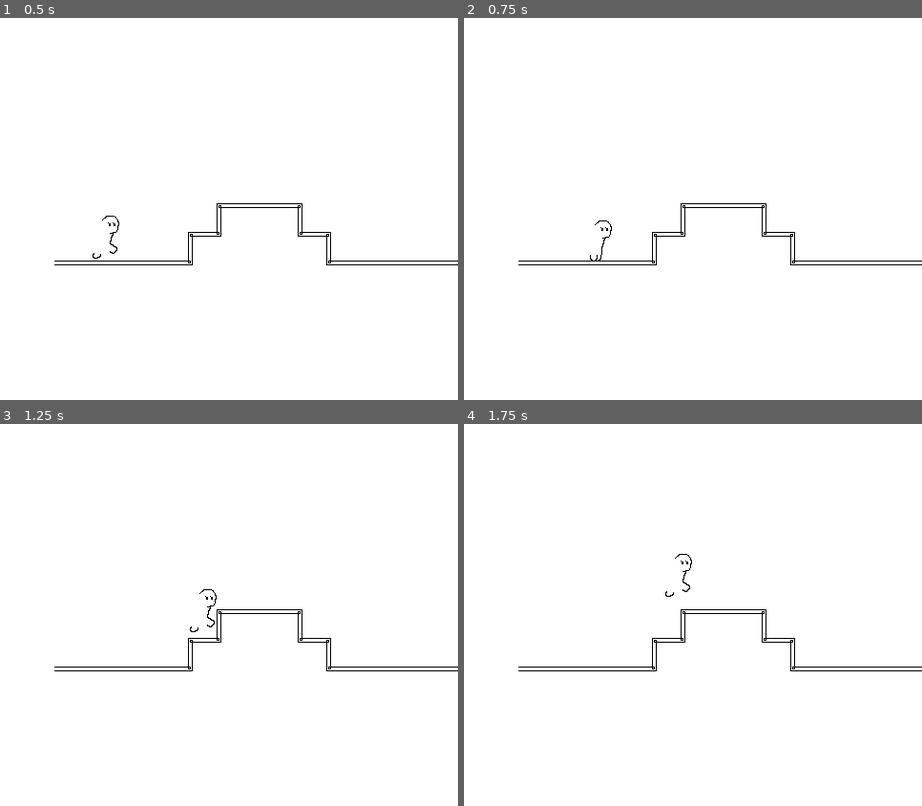
Above: before the commit, frames 1-4 (two rows, left to right).
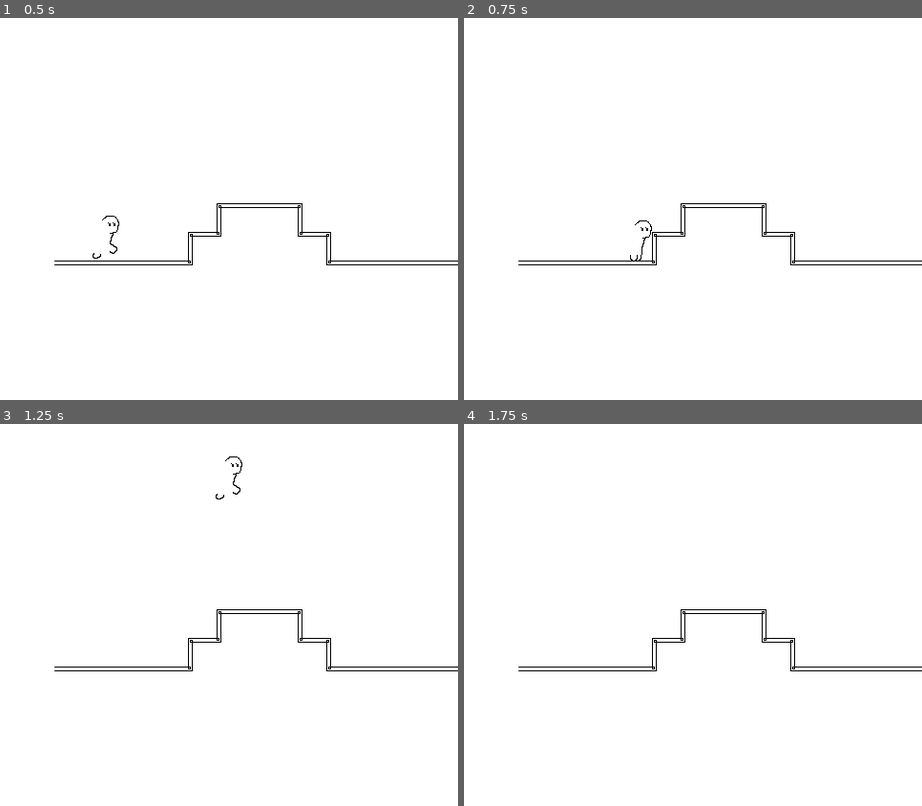
Above: after the commit, the same moments.

Repository: gracedes/card-platformer
Game: Godot game, scene res://scenes/test.tscn
Same seed, same stepped clock (60 frames per second), same inputs: the game is played once before the commit and once after it.
Inputs:
- Up to frame 1 (0.5 s): no input
- Up to frame 2 (0.75 s): hold D (right) from 0.53 s (still down); tap O (ability2, bound only after the commit) at 0.6 s
- Up to frame 3 (1.25 s): keep holding D (right); tap Space (jump) at 0.77 s; tap P (ability3, bound only after the commit) at 0.8 s
- Up to frame 4 (1.75 s): keep holding D (right); tap P (ability3, bound only after the commit) at 1.35 s; tap Space (jump) at 1.52 s; tap O (ability2, bound only after the commit) at 1.55 s

Frame 1 is identical in both runs. In frame 2, 0.1% of the frame differs, in the area x 27-42%, y 53-64%; in frame 3, 0.1%, in the area x 41-53%, y 8-55%; in frame 4, less than 0.1%.

Commit message:
added wave and plant abilities

Diff:
--- a/assets/scripts/player/playerMovement.gd
+++ b/assets/scripts/player/playerMovement.gd
@@ -6,14 +6,24 @@
 @export var SPEED = 150.0
 @export var JUMP_VELOCITY = -300.0
 
+@export var WAVE_VELOCITY = 1875.0
+@export var PLANT_VELOCITY = -600.0
+
 var t = Transform2D(0.0, Vector2(1.735, 1.45), 0.0, Vector2(4.205, -0.16))
 var flipx = Transform2D(0.0, Vector2(1.735, 1.45), 0.0, Vector2(-4.205, -0.16))
+
+var num_wave = 100000000000
+var num_plant = 1000000
 
 # Get the gravity from the project settings to be synced with RigidBody nodes.
 var gravity = ProjectSettings.get_setting("physics/2d/default_gravity")
 
 
 func _physics_process(delta):
+	core_movement(delta)
+	check_abilities(delta)
+
+func core_movement(delta):
 	# Add the gravity.
 	if not is_on_floor():
 		velocity.y += gravity * delta
@@ -26,13 +36,33 @@
 	# As good practice, you should replace UI actions with custom gameplay actions.
 	var direction = Input.get_axis("left", "right")
 	if direction:
-		velocity.x = direction * SPEED
+		velocity.x = move_toward(velocity.x, direction * SPEED, SPEED)
 	else:
 		velocity.x = move_toward(velocity.x, 0, SPEED)
 
 	move_and_slide()
 
+func check_abilities(delta):
+	if Input.is_action_just_pressed("ability2") and num_wave > 0:
+		wave_ability(delta)
+	if Input.is_action_just_pressed("ability3") and num_plant > 0:
+		plant_ability(delta)
+
+func wave_ability(delta):
+	num_wave -= 1
+	if _animated_sprite.flip_h == true:
+		velocity.x -= WAVE_VELOCITY
+	else:
+		velocity.x += WAVE_VELOCITY
+
+func plant_ability(delta):
+	num_plant -= 1
+	velocity.y = PLANT_VELOCITY
+
 func _process(_delta):
+	animation()
+
+func animation():
 	if not is_on_floor():
 		if Input.is_action_pressed("left") and not Input.is_action_pressed("right"):
 			_animated_sprite.flip_h = true
--- a/project.godot
+++ b/project.godot
@@ -15,12 +15,20 @@
 config/features=PackedStringArray("4.1", "GL Compatibility")
 config/icon="res://icon.svg"
 
+[autoload]
+
+DiscordSDKLoader="*res://addons/discord-sdk-gd/nodes/core_updater.gd"
+
 [display]
 
 window/size/viewport_width=480
 window/size/viewport_height=400
 window/size/mode=2
 window/stretch/mode="viewport"
+
+[editor_plugins]
+
+enabled=PackedStringArray("res://addons/discord-sdk-gd/plugin.cfg")
 
 [input]
 
@@ -49,6 +57,16 @@
 "events": [Object(InputEventKey,"resource_local_to_scene":false,"resource_name":"","device":0,"window_id":0,"alt_pressed":false,"shift_pressed":false,"ctrl_pressed":false,"meta_pressed":false,"pressed":false,"keycode":0,"physical_keycode":32,"key_label":0,"unicode":0,"echo":false,"script":null)
 ]
 }
+ability3={
+"deadzone": 0.5,
+"events": [Object(InputEventKey,"resource_local_to_scene":false,"resource_name":"","device":0,"window_id":0,"alt_pressed":false,"shift_pressed":false,"ctrl_pressed":false,"meta_pressed":false,"pressed":false,"keycode":0,"physical_keycode":80,"key_label":0,"unicode":0,"echo":false,"script":null)
+]
+}
+ability2={
+"deadzone": 0.5,
+"events": [Object(InputEventKey,"resource_local_to_scene":false,"resource_name":"","device":0,"window_id":0,"alt_pressed":false,"shift_pressed":false,"ctrl_pressed":false,"meta_pressed":false,"pressed":false,"keycode":0,"physical_keycode":79,"key_label":0,"unicode":0,"echo":false,"script":null)
+]
+}
 
 [rendering]
 
